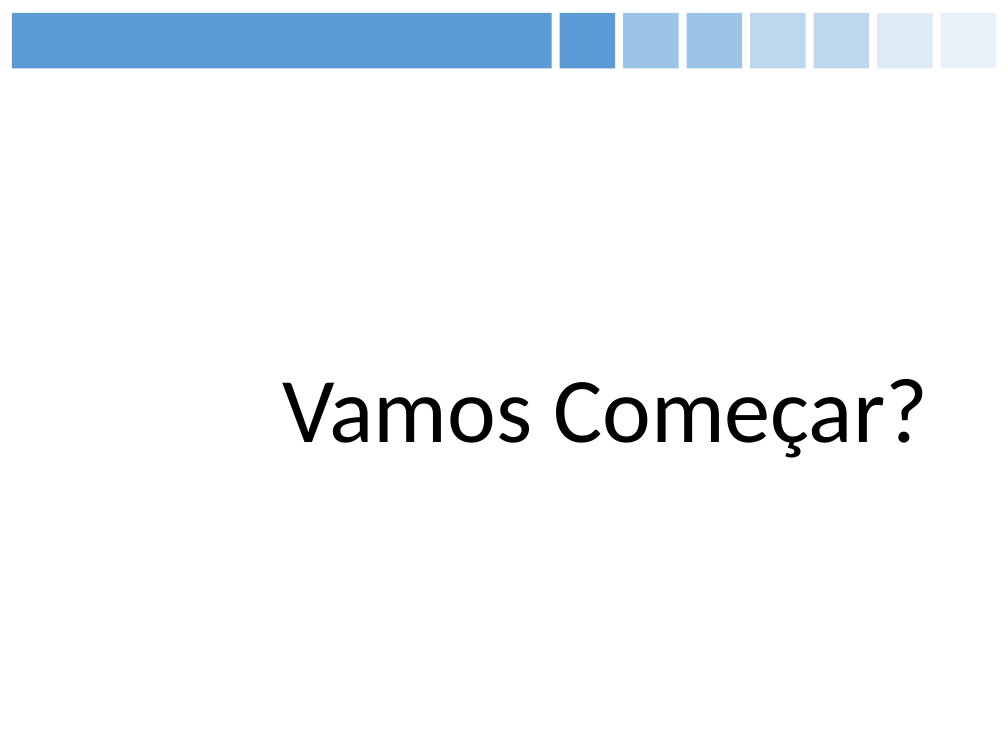
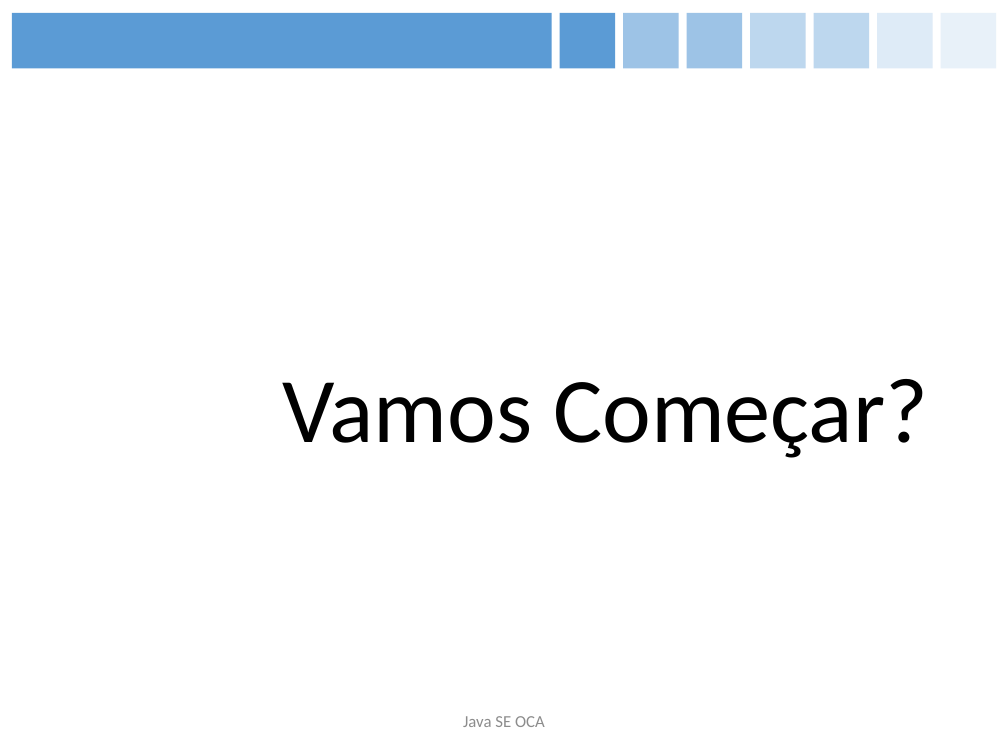
Before and after one commit to figueiredojrr/treinamentoJavaSeOcaAgosto, a slide deck: slide 5 of TreinamentoJavaSeOca/documentos/apresentação/OCA.pptx. Drawn at 1008x756 pixels with LibreOffice and Linux fonts; fonts in the diff are those of the drawing. Boxes give left, top, right and bottom in pixels: in the first picture for what was removed or moved away, otherwise in the second. Text is boxed around its words. In the diff, an @@ line names an element or a change of style, - is before the commit and + after.

```diff
--- a/TreinamentoJavaSeOca/documentos/apresentação/OCA.pptx
+++ b/TreinamentoJavaSeOca/documentos/apresentação/OCA.pptx
@@ text added at bbox=[463, 716, 545, 727], 12 pt, text #8C8C8C @@
+Java SE OCA
```
Also in this commit, not shown: 1 other slide changed.
